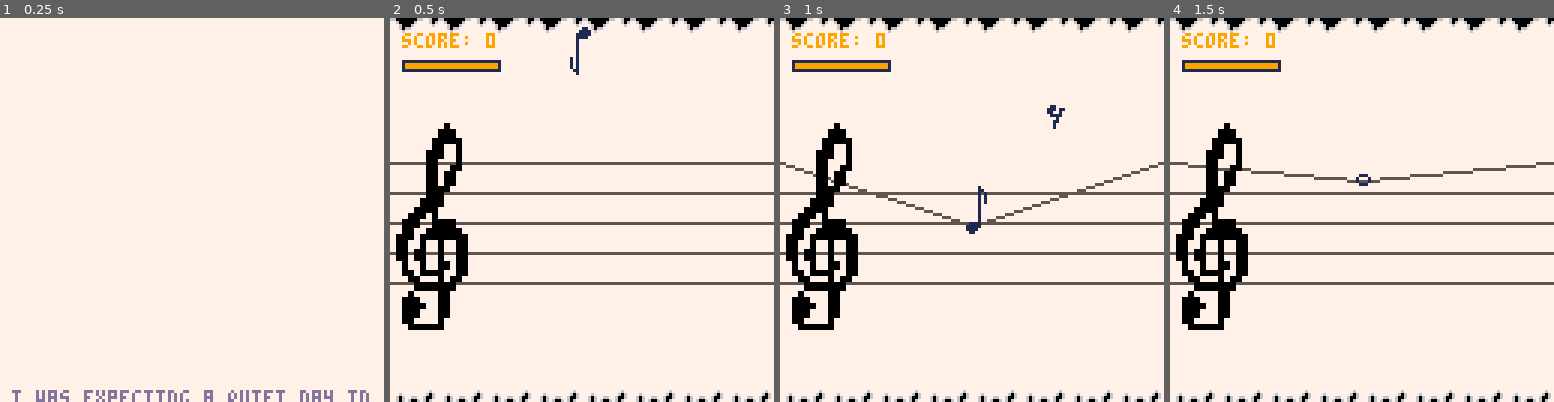
Above: before the commit, frames 1-4 (left to right).
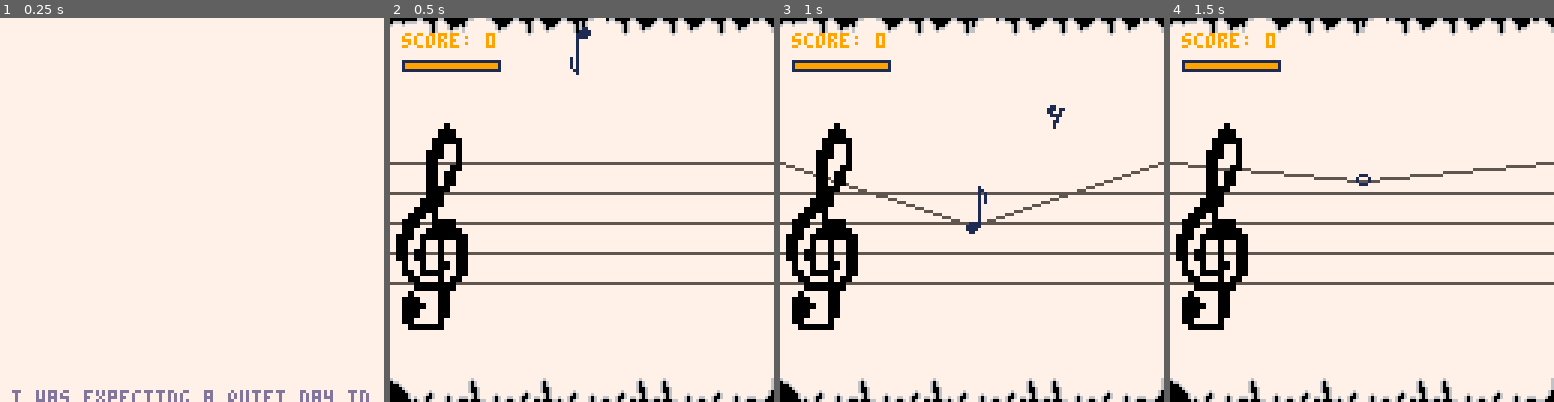
Above: after the commit, the same moments.

Repository: hypp/ld41
Game: PICO-8 cartridge carts/ld41.p8
The game is run twice, just before and just after one commit, with the same random seed, the same clock (stepped at 60 frames per second) and the same inputs.
Inputs:
- Up to frame 1 (0.25 s): no input
- Up to frame 2 (0.5 s): tap X (X key) at 0.33 s
- Up to frame 3 (1 s): tap O (Z key) at 0.7 s
- Up to frame 4 (1.5 s): tap X (X key) at 1.07 s

Frame 1 is identical in both runs. In frame 2, 2.1% of the frame differs, in the area x 0-100%, y 0-100%; in frame 3, 2.1%; in frame 4, 2.1%.

Commit message:
added energy bar

Diff:
--- a/carts/ld41.p8
+++ b/carts/ld41.p8
@@ -125,11 +125,16 @@
  bullets = {}
 
  -- enemies
- delay = 5*30 -- N seconds delay before enemies appear
+ delay = 5*30 -- n seconds delay before enemies appear
  enemies = {}
 
  -- explosions
  explosions = {}
+
+ -- energy bars
+ energy_bars = {}
+ energy_bar_delay_init = 15*30 -- every n seconds
+ energy_bar_delay = energy_bar_delay_init
 
  -- spring constants
  k = 0.085
@@ -177,7 +182,7 @@
 function spawn_enemy()
  enemy = {}
  enemy.x = 140
- enemy.y = rnd(128-16)
+ enemy.y = rnd(128-16)+16
  enemy.vel_x = -(rnd(2)+1)
  enemy.vel_y = 0.0
  enemy.radi = 8
@@ -186,6 +191,19 @@
  enemy.energy = 4
  enemy.damage = 20
  add(enemies,enemy)
+end
+
+function spawn_energy_bar()
+ bar = {}
+ bar.x = 140
+ bar.y = rnd(128-16)
+ bar.vel_x = -(rnd(2)+1)
+ bar.vel_y = 0.0
+ bar.radi = 3
+ bar.anchor_x = 3
+ bar.anchor_y = 3
+ bar.energy = 10 -- player gets n energy points when taking this
+ add(energy_bars, bar)
 end
 
 function spawn_explosion(x, y)
@@ -237,6 +255,9 @@
  end
  if old_energy > player.energy then
   player.energy_color = 8
+ end
+ if old_energy < player.energy then
+  player.energy_color = 11
  end
 end
 
@@ -404,13 +425,10 @@
  end -- if not player.dead
 
  -- move all bullets
- for bullet in all(bullets) do
-    bullet.x += bullet.vel_x
-    bullet.y += bullet.vel_y
-    if bullet.x < 0-16 or bullet.x > 128+16 or bullet.y < 0-16 or bullet.y > 128.16 then
-      del(bullets, bullet)
-    end
- end
+ update_bullets()
+
+ -- move all energy bars
+ update_energy_bars()
 
  -- move all enemies
  for enemy in all(enemies) do
@@ -467,10 +485,27 @@
       player_died()
      end
 
-    spawn_explosion(enemy.x,enemy.y)
-    del(enemies, enemy)
-   end
-  end
+     spawn_explosion(enemy.x,enemy.y)
+     del(enemies, enemy)
+    end
+  end -- for enemy
+
+  -- check if energy bar hits player
+  for bar in all(energy_bars) do
+    dx = (player.x) - (bar.x)
+    dy = (player.y) - (bar.y)
+    distance_squared = dx*dx+dy*dy
+    radi = player.radi+bar.radi
+    if distance_squared < radi*radi then
+     -- collision
+     player_add_score(50)
+     player_add_energy(bar.energy)
+
+     sfx(15,3)
+     del(energy_bars, bar)
+    end
+  end -- for bar
+
  end -- if not player.dead
 
  update_explosions()
@@ -481,6 +516,32 @@
  end
 
 end -- update
+
+function update_energy_bars()
+ for bar in all(energy_bars) do
+  bar.x += bar.vel_x
+  bar.y += bar.vel_y
+  if bar.x < 0-8 then
+   del(energy_bars, bar)
+  end
+ end
+
+ energy_bar_delay -= 1
+ if energy_bar_delay == 0 then
+  energy_bar_delay = energy_bar_delay_init
+  spawn_energy_bar()
+ end
+end
+
+function update_bullets()
+ for bullet in all(bullets) do
+    bullet.x += bullet.vel_x
+    bullet.y += bullet.vel_y
+    if bullet.x < 0-16 or bullet.x > 128+16 or bullet.y < 0-16 or bullet.y > 128.16 then
+      del(bullets, bullet)
+    end
+ end
+end
 
 function update_explosions()
  for explosion in all(explosions) do
@@ -527,6 +588,12 @@
   --circ(enemy.x,enemy.y,enemy.radi,9)
  end
 
+ -- draw all energy bars
+ for bar in all(energy_bars) do
+  spr(40, bar.x-bar.anchor_x, bar.y-bar.anchor_y, 1, 1)
+  circ(bar.x,bar.y,bar.radi,9)
+ end
+
  -- draw player
  if not player.dead then
   spr(player.note_length,player.x-player.anchor_x,player.y-player.anchor_y,1,2,player.flip,player.flip)
@@ -675,58 +742,188 @@
 
 
 
+…(130 lines of a section not shown)…
 __map__
-0e0f0e0f0e0f0e0f0e0f0e0f0e0f0e0f00000000000000000000000000000000000000000000000000000000000000000000000000000000000000000000000000000000000000000000000000000000000000000000000000000000000000000000000000000000000000000000000000000000000000000000000000000000
-0000000000000000000000000000000000000000000000000000000000000000000000000000000000000000000000000000000000000000000000000000000000000000000000000000000000000000000000000000000000000000000000000000000000000000000000000000000000000000000000000000000000000000
-0000000000000000000000000000000000000000000000000000000000000000000000000000000000000000000000000000000000000000000000000000000000000000000000000000000000000000000000000000000000000000000000000000000000000000000000000000000000000000000000000000000000000000
-0000000000000000000000000000000000000000000000000000000000000000000000000000000000000000000000000000000000000000000000000000000000000000000000000000000000000000000000000000000000000000000000000000000000000000000000000000000000000000000000000000000000000000
-0000000000000000000000000000000000000000000000000000000000000000000000000000000000000000000000000000000000000000000000000000000000000000000000000000000000000000000000000000000000000000000000000000000000000000000000000000000000000000000000000000000000000000
-0000000000000000000000000000000000000000000000000000000000000000000000000000000000000000000000000000000000000000000000000000000000000000000000000000000000000000000000000000000000000000000000000000000000000000000000000000000000000000000000000000000000000000
-0000000000000000000000000000000000000000000000000000000000000000000000000000000000000000000000000000000000000000000000000000000000000000000000000000000000000000000000000000000000000000000000000000000000000000000000000000000000000000000000000000000000000000
-0000000000000000000000000000000000000000000000000000000000000000000000000000000000000000000000000000000000000000000000000000000000000000000000000000000000000000000000000000000000000000000000000000000000000000000000000000000000000000000000000000000000000000
-0000000000000000000000000000000000000000000000000000000000000000000000000000000000000000000000000000000000000000000000000000000000000000000000000000000000000000000000000000000000000000000000000000000000000000000000000000000000000000000000000000000000000000
-0000000000000000000000000000000000000000000000000000000000000000000000000000000000000000000000000000000000000000000000000000000000000000000000000000000000000000000000000000000000000000000000000000000000000000000000000000000000000000000000000000000000000000
-0000000000000000000000000000000000000000000000000000000000000000000000000000000000000000000000000000000000000000000000000000000000000000000000000000000000000000000000000000000000000000000000000000000000000000000000000000000000000000000000000000000000000000
-0000000000000000000000000000000000000000000000000000000000000000000000000000000000000000000000000000000000000000000000000000000000000000000000000000000000000000000000000000000000000000000000000000000000000000000000000000000000000000000000000000000000000000
-0000000000000000000000000000000000000000000000000000000000000000000000000000000000000000000000000000000000000000000000000000000000000000000000000000000000000000000000000000000000000000000000000000000000000000000000000000000000000000000000000000000000000000
-0000000000000000000000000000000000000000000000000000000000000000000000000000000000000000000000000000000000000000000000000000000000000000000000000000000000000000000000000000000000000000000000000000000000000000000000000000000000000000000000000000000000000000
-0000000000000000000000000000000000000000000000000000000000000000000000000000000000000000000000000000000000000000000000000000000000000000000000000000000000000000000000000000000000000000000000000000000000000000000000000000000000000000000000000000000000000000
-1e1f1e1f1e1f1e1f1e1f1e1f1e1f1e1f00000000000000000000000000000000000000000000000000000000000000000000000000000000000000000000000000000000000000000000000000000000000000000000000000000000000000000000000000000000000000000000000000000000000000000000000000000000
-…(38 lines of a section not shown)…
+0b0f0e0c0e0f0e0f0c0f0e0f0e0f0e0d00000000000000000000000000000000000000000000000000000000000000000000000000000000000000000000000000000000000000000000000000000000000000000000000000000000000000000000000000000000000000000000000000000000000000000000000000000000
+0000000000000000000000000000000000000000000000000000000000000000000000000000000000000000000000000000000000000000000000000000000000000000000000000000000000000000000000000000000000000000000000000000000000000000000000000000000000000000000000000000000000000000
+0000000000000000000000000000000000000000000000000000000000000000000000000000000000000000000000000000000000000000000000000000000000000000000000000000000000000000000000000000000000000000000000000000000000000000000000000000000000000000000000000000000000000000
+0000000000000000000000000000000000000000000000000000000000000000000000000000000000000000000000000000000000000000000000000000000000000000000000000000000000000000000000000000000000000000000000000000000000000000000000000000000000000000000000000000000000000000
+0000000000000000000000000000000000000000000000000000000000000000000000000000000000000000000000000000000000000000000000000000000000000000000000000000000000000000000000000000000000000000000000000000000000000000000000000000000000000000000000000000000000000000
+0000000000000000000000000000000000000000000000000000000000000000000000000000000000000000000000000000000000000000000000000000000000000000000000000000000000000000000000000000000000000000000000000000000000000000000000000000000000000000000000000000000000000000
+0000000000000000000000000000000000000000000000000000000000000000000000000000000000000000000000000000000000000000000000000000000000000000000000000000000000000000000000000000000000000000000000000000000000000000000000000000000000000000000000000000000000000000
+0000000000000000000000000000000000000000000000000000000000000000000000000000000000000000000000000000000000000000000000000000000000000000000000000000000000000000000000000000000000000000000000000000000000000000000000000000000000000000000000000000000000000000
+0000000000000000000000000000000000000000000000000000000000000000000000000000000000000000000000000000000000000000000000000000000000000000000000000000000000000000000000000000000000000000000000000000000000000000000000000000000000000000000000000000000000000000
+0000000000000000000000000000000000000000000000000000000000000000000000000000000000000000000000000000000000000000000000000000000000000000000000000000000000000000000000000000000000000000000000000000000000000000000000000000000000000000000000000000000000000000
+0000000000000000000000000000000000000000000000000000000000000000000000000000000000000000000000000000000000000000000000000000000000000000000000000000000000000000000000000000000000000000000000000000000000000000000000000000000000000000000000000000000000000000
+0000000000000000000000000000000000000000000000000000000000000000000000000000000000000000000000000000000000000000000000000000000000000000000000000000000000000000000000000000000000000000000000000000000000000000000000000000000000000000000000000000000000000000
+0000000000000000000000000000000000000000000000000000000000000000000000000000000000000000000000000000000000000000000000000000000000000000000000000000000000000000000000000000000000000000000000000000000000000000000000000000000000000000000000000000000000000000
+0000000000000000000000000000000000000000000000000000000000000000000000000000000000000000000000000000000000000000000000000000000000000000000000000000000000000000000000000000000000000000000000000000000000000000000000000000000000000000000000000000000000000000
+0000000000000000000000000000000000000000000000000000000000000000000000000000000000000000000000000000000000000000000000000000000000000000000000000000000000000000000000000000000000000000000000000000000000000000000000000000000000000000000000000000000000000000
+1b1f1e1d1e1f1d1f1e1f1d1d1e1f1e1c00000000000000000000000000000000000000000000000000000000000000000000000000000000000000000000000000000000000000000000000000000000000000000000000000000000000000000000000000000000000000000000000000000000000000000000000000000000
+…(38 lines of a section not shown)…
Not shown, changed: 154 lines of the sprite sheet (__gfx__) section of carts/ld41.p8
Not shown, changed: the thumbnail (__label__) section of carts/ld41.p8
Not shown, changed: the sound effects (__sfx__) section of carts/ld41.p8
